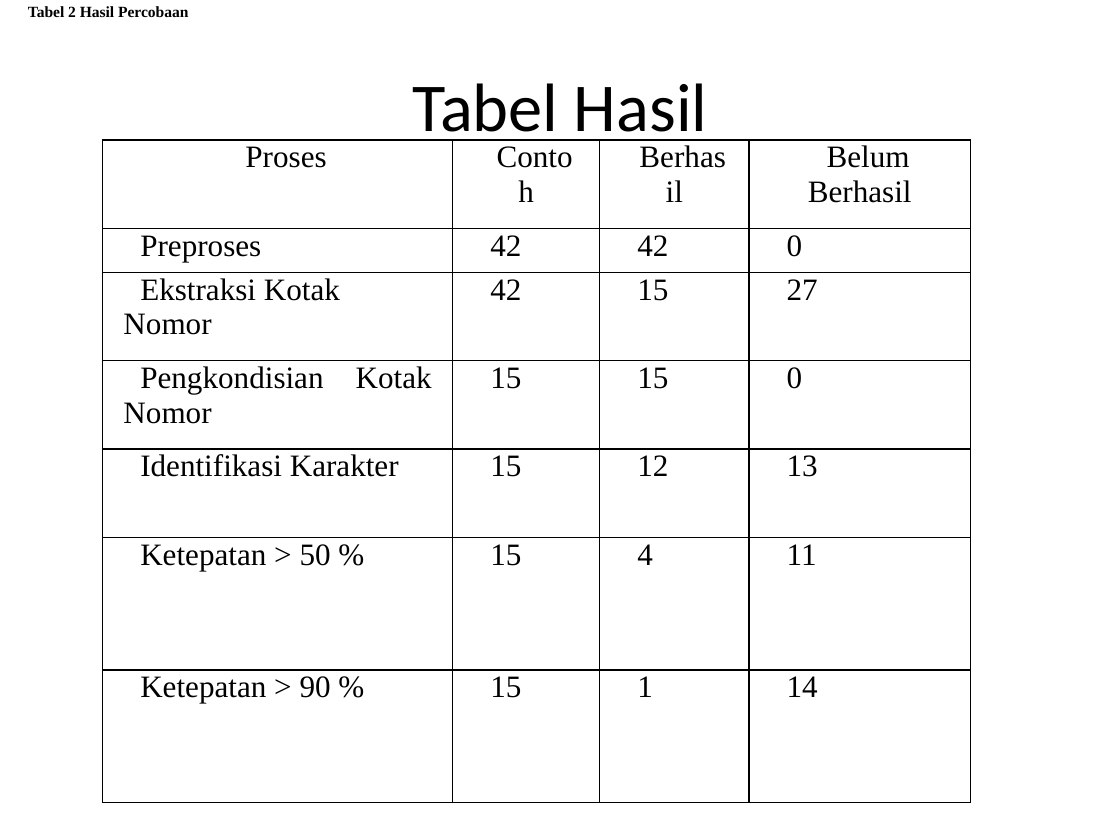
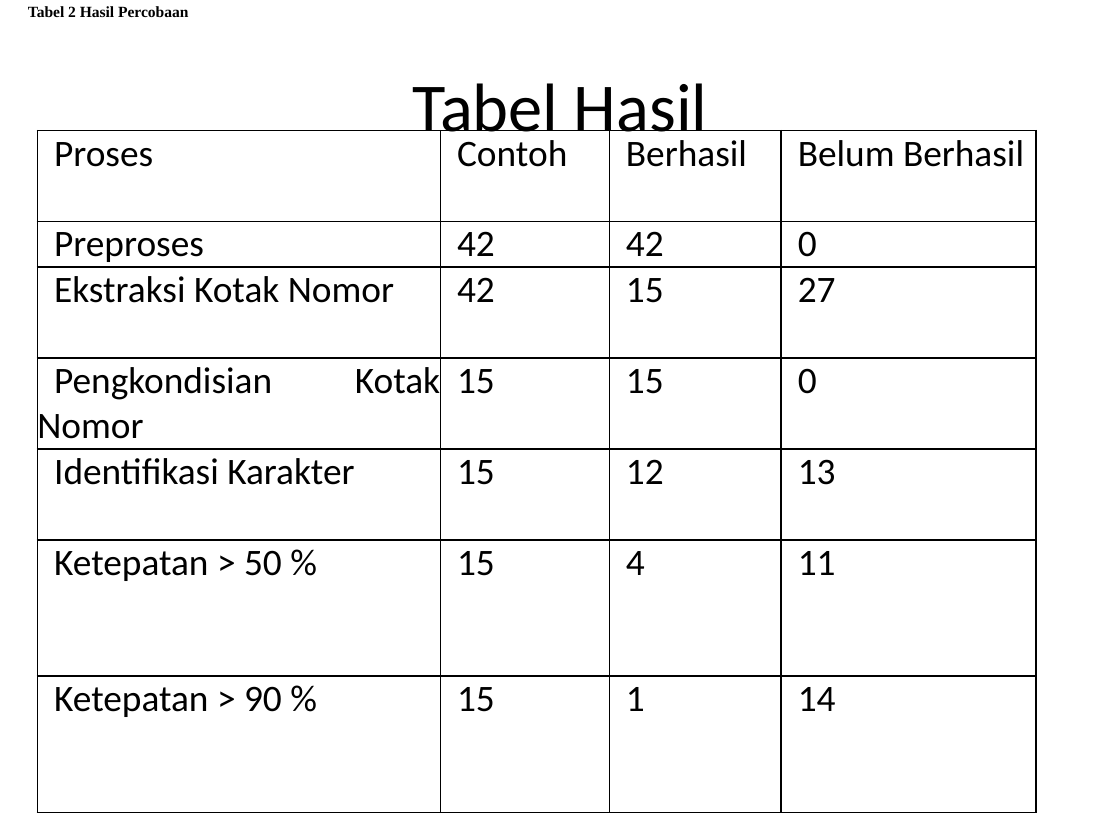
Before and after one commit to tbalci/pln-pcd, a slide deck: slide 11 of presentasi PCD.pptx (slide 9 before the commit). Drawn at 1120x840 pixels with LibreOffice and Linux fonts; fonts in the diff are those of the drawing. Boxes give left, top, right and bottom in pixels: in the first picture for what was removed or moved away, otherwise in the second. Text is boxed around its words. In the diff, an @@ line names an element or a change of style, - is before the commit and + after.

```diff
--- a/presentasi PCD.pptx
+++ b/presentasi PCD.pptx
@@ table at (37,131,1036,812) @@
@@ size 20 to 24 pt, font Times New Roman to Calibri @@
@@ alignment centre to justified @@
@@ alignment left to justified @@
@@ table: place and size @@
-table at (103,140,971,803)
+table at (37,131,1036,812)
```
Also in this commit, not shown: 4 other slides changed, 8 slides added, 2 slides removed.
